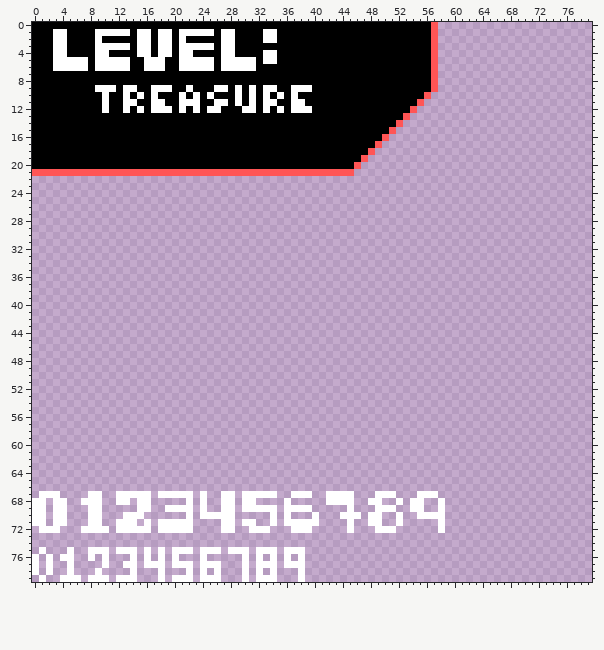
Two versions of one pixel-art file, Assets/Sprites/UI+Numbers.aseprite. Above is the file before it was changed.
80x80 pixels, 1 frame.
And afterwards:
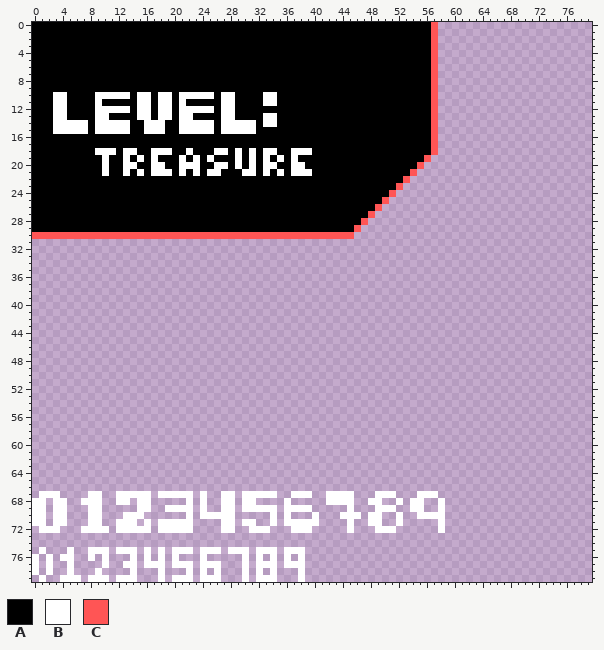
Palette (. is transparent): A #000000  B #ffffff  C #ff5555
The exact change:
layer "Text" removed
Changed rows in their new state; - is an unchanged pixel.
first column x 0:
 1 ---AA----AAAAA-AA-AA-AAAAA-AA----AA-----------------------
 2 ---AA----A-----AA-AA-A-----AA----AA-----------------------
 3 ---AA----AAAAA-AA-AA-AAAAA-AA-----------------------------
 4 ---AA----AA----AA-AA-AA----AA----AA-----------------------
 5 ---AAAAA-AAAAA--AAA--AAAAA-AAAAA-AA-----------------------
 6 ---AAAAA-AAAAA--AAA--AAAAA-AAAAA--------------------------
 9 ---------AAA-AA--AAA--A---AA-A-A-AA--AAA------------------
10 ---BB----B-BB---BABB--B-B--BBA-A--BA-A------------------AC
11 ---BB----BA--AABBA-B--AA--A-BA-A-----AA----------------AAC
12 ---BB----B-BB---BA----B-B-ABB-AA-A-A-AAA--------------AAAC
13 ---BB----BB----BB-BB-BB----BB----BB------------------AAAAC
14 ---BBBBB-BBBBB--BBB--BBBBB-BBBBB-BB-----------------AAAAAC
15 ---BBBBB-BBBBB--BBB--BBBBB-BBBBB-------------------AAAAAAC
16 --------------------------------------------------AAAAAAAC
17 -------------------------------------------------AAAAAAAAC
18 ---------BBB-BB--BBB--B---BB-B-B-BB--BBB--------AAAAAAAAAC
19 ----------B--B-B-B---B-B-B---B-B-B-B-B---------AAAAAAAAAC-
20 ----------B--BB--BB--BBB--BB-B-B-BB--BB-------AAAAAAAAAC--
21 AAAAAAAAAABAABABABBBABABABBAAABBABABABBBAAAAAAAAAAAAAAC---
22 AAAAAAAAAAAAAAAAAAAAAAAAAAAAAAAAAAAAAAAAAAAAAAAAAAAAAC----
23 AAAAAAAAAAAAAAAAAAAAAAAAAAAAAAAAAAAAAAAAAAAAAAAAAAAAC-----
24 AAAAAAAAAAAAAAAAAAAAAAAAAAAAAAAAAAAAAAAAAAAAAAAAAAAC------
25 AAAAAAAAAAAAAAAAAAAAAAAAAAAAAAAAAAAAAAAAAAAAAAAAAAC-------
26 AAAAAAAAAAAAAAAAAAAAAAAAAAAAAAAAAAAAAAAAAAAAAAAAAC--------
27 AAAAAAAAAAAAAAAAAAAAAAAAAAAAAAAAAAAAAAAAAAAAAAAAC---------
28 AAAAAAAAAAAAAAAAAAAAAAAAAAAAAAAAAAAAAAAAAAAAAAAC----------
29 AAAAAAAAAAAAAAAAAAAAAAAAAAAAAAAAAAAAAAAAAAAAAAC-----------
30 CCCCCCCCCCCCCCCCCCCCCCCCCCCCCCCCCCCCCCCCCCCCCC------------
Boxes around the changes in both pictures, in picture pixels (x1, y1, x2, y2):
changed: (32, 29, 438, 239)
